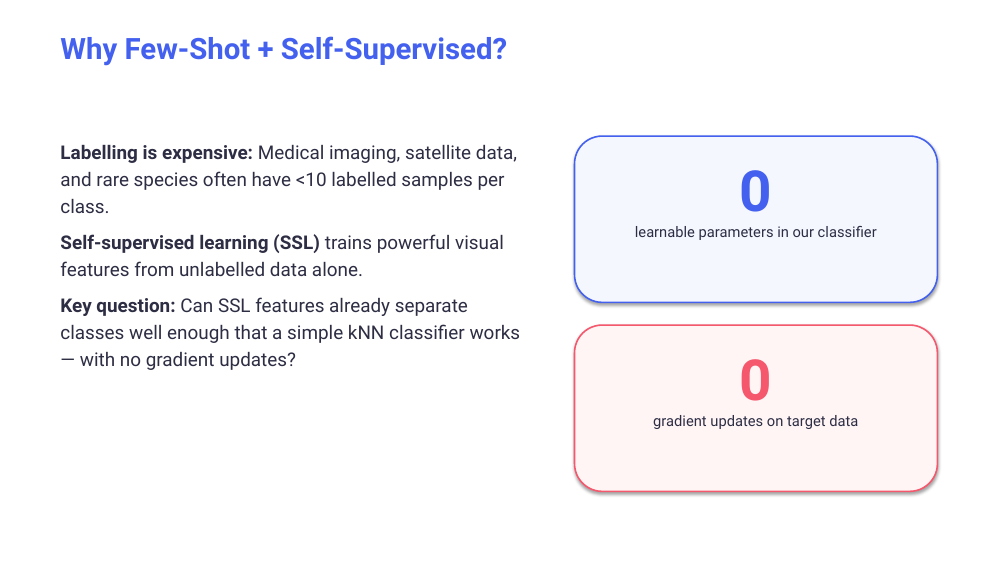
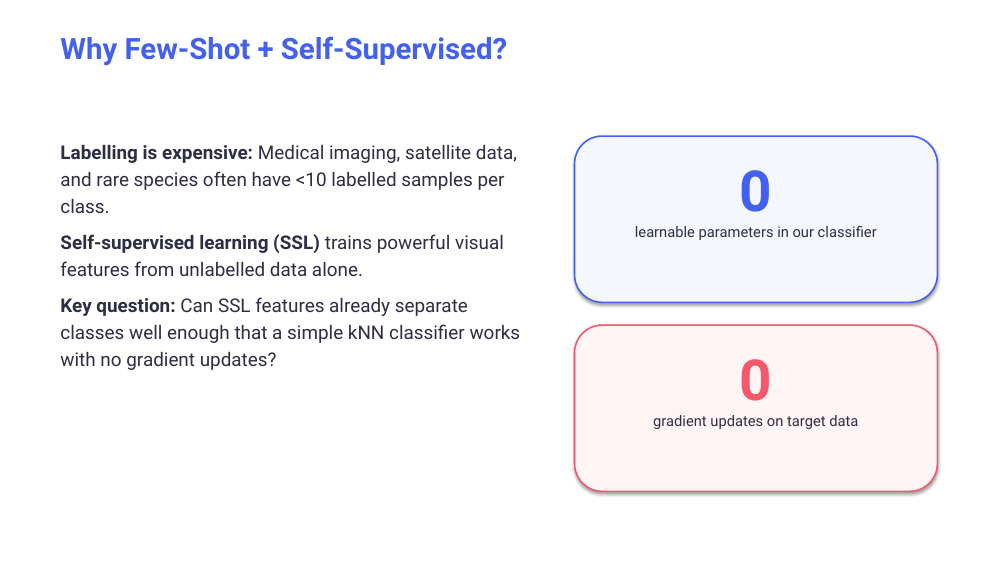
Before and after one commit to kostismatz/ssl-knn-fewshot, a slide deck: slide 2 of presentation.pptx. Drawn at 1008x567 pixels with LibreOffice and Linux fonts; fonts in the diff are those of the drawing. Boxes give left, top, right and bottom in pixels: in the first picture for what was removed or moved away, otherwise in the second. Text is boxed around its words. In the diff, an @@ line names an element or a change of style, - is before the commit and + after.

```diff
--- a/presentation.pptx
+++ b/presentation.pptx
@@ text at (x1=60, y1=297, x2=521, y2=370): text changed @@
-Key question: Can SSL features already separate classes well enough that a simple kNN classifier works — with no gradient updates?
+Key question: Can SSL features already separate classes well enough that a simple kNN classifier works with no gradient updates?
```
Also in this commit, not shown: 5 other slides changed, 2 slides added, 11 other files.
